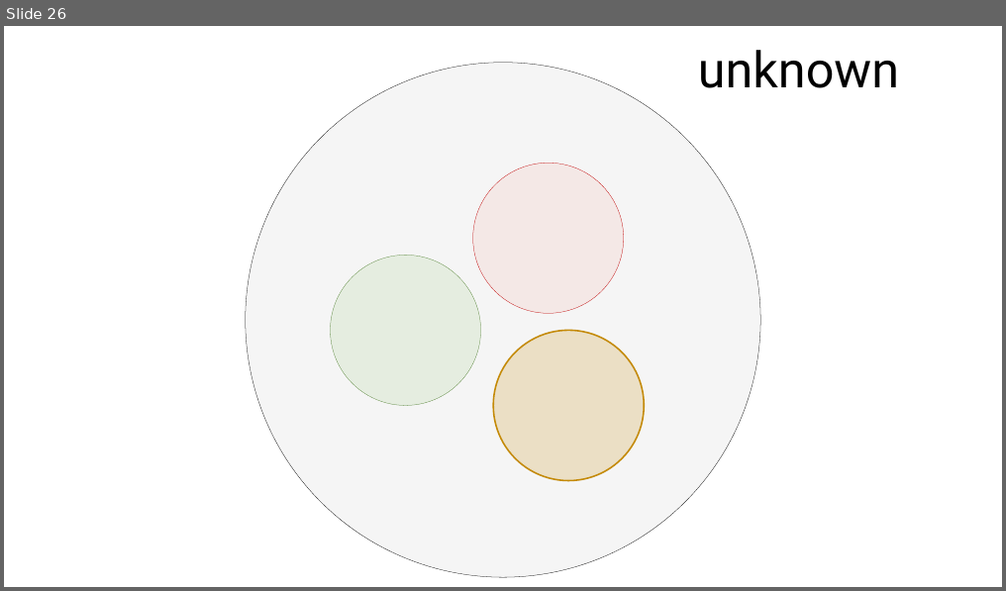
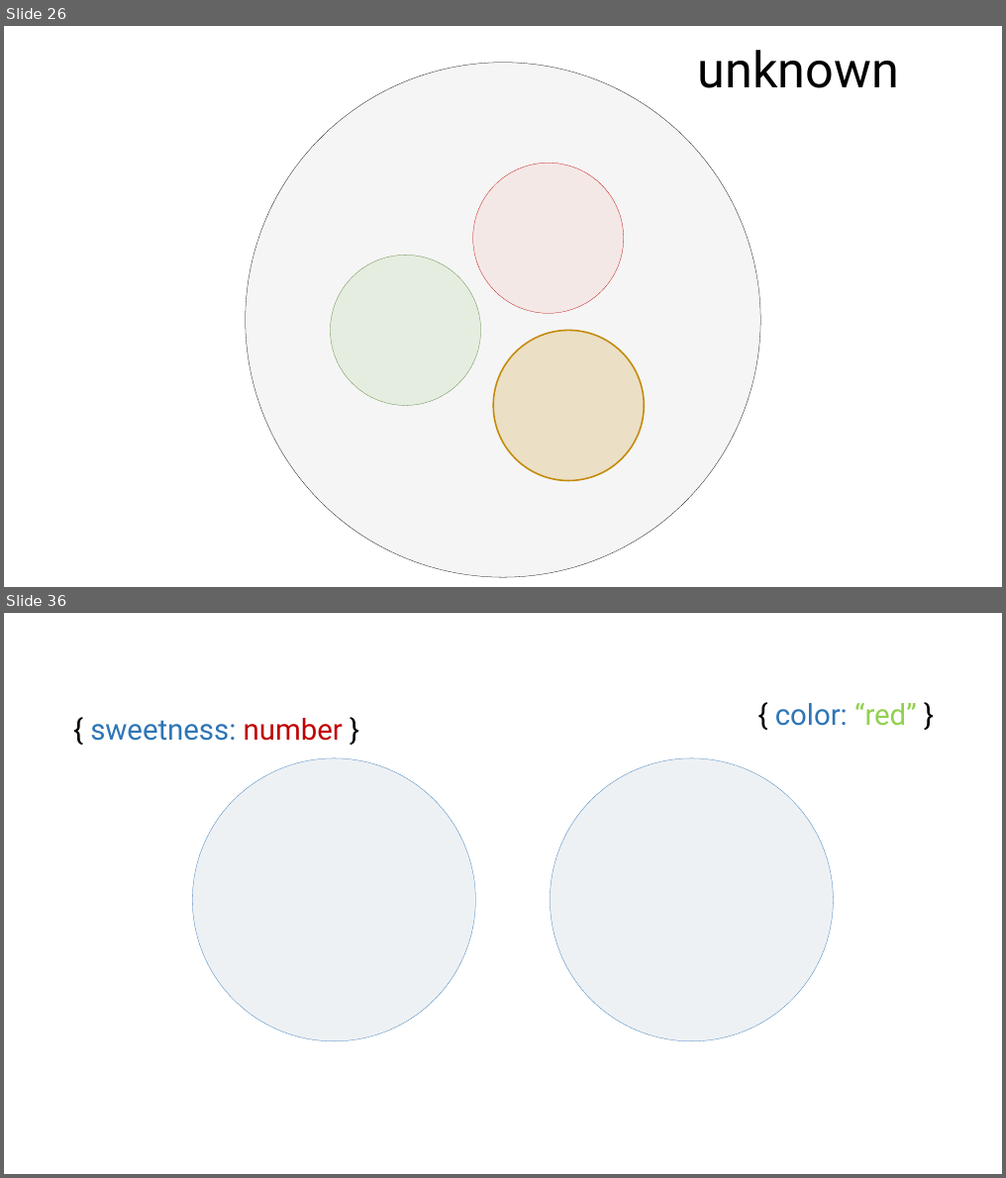
Before and after one commit to rkhaimov/brain-gym, a slide deck: Презентация.pptx. Shown one above the other, each under a label of ours: slide 26 before the commit, slides 26 and 36 after it; the slides between them are not shown. The pictures are 1006x591 and 1006x1178 pixels, drawn with LibreOffice and Linux fonts; fonts in the diff are those of the drawing. Boxes give left, top, right and bottom in pixels: in the first picture for what was removed or moved away, otherwise in the second. Text is boxed around its words. In the diff, an @@ line names an element or a change of style, - is before the commit and + after.

```diff
--- a/Презентация.pptx
+++ b/Презентация.pptx
@@ slide 36 added at box(4, 613, 1002, 1174), background #FFFFFF @@
@@ text added at box(90, 718, 343, 741), 28 pt, text #2E75B6 @@
+{ sweetness: number }
@@ text added at box(775, 703, 917, 726), 28 pt, text #2E75B6 @@
+{ color: “red” }
@@ ellipse added at box(193, 759, 475, 1042), fill #ADB9CA at 20% opacity, outline #2E75B6 0.25 pt @@
@@ ellipse added at box(549, 759, 833, 1042), fill #ADB9CA at 20% opacity, outline #2E75B6 0.25 pt @@
```
Also in this commit, not shown: 29 other slides added, 2 other files.
